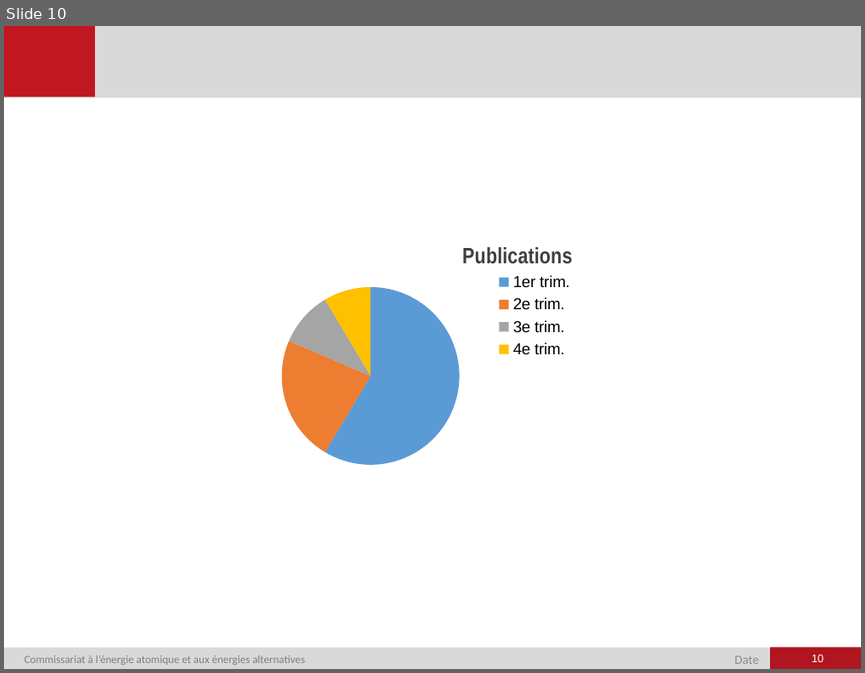
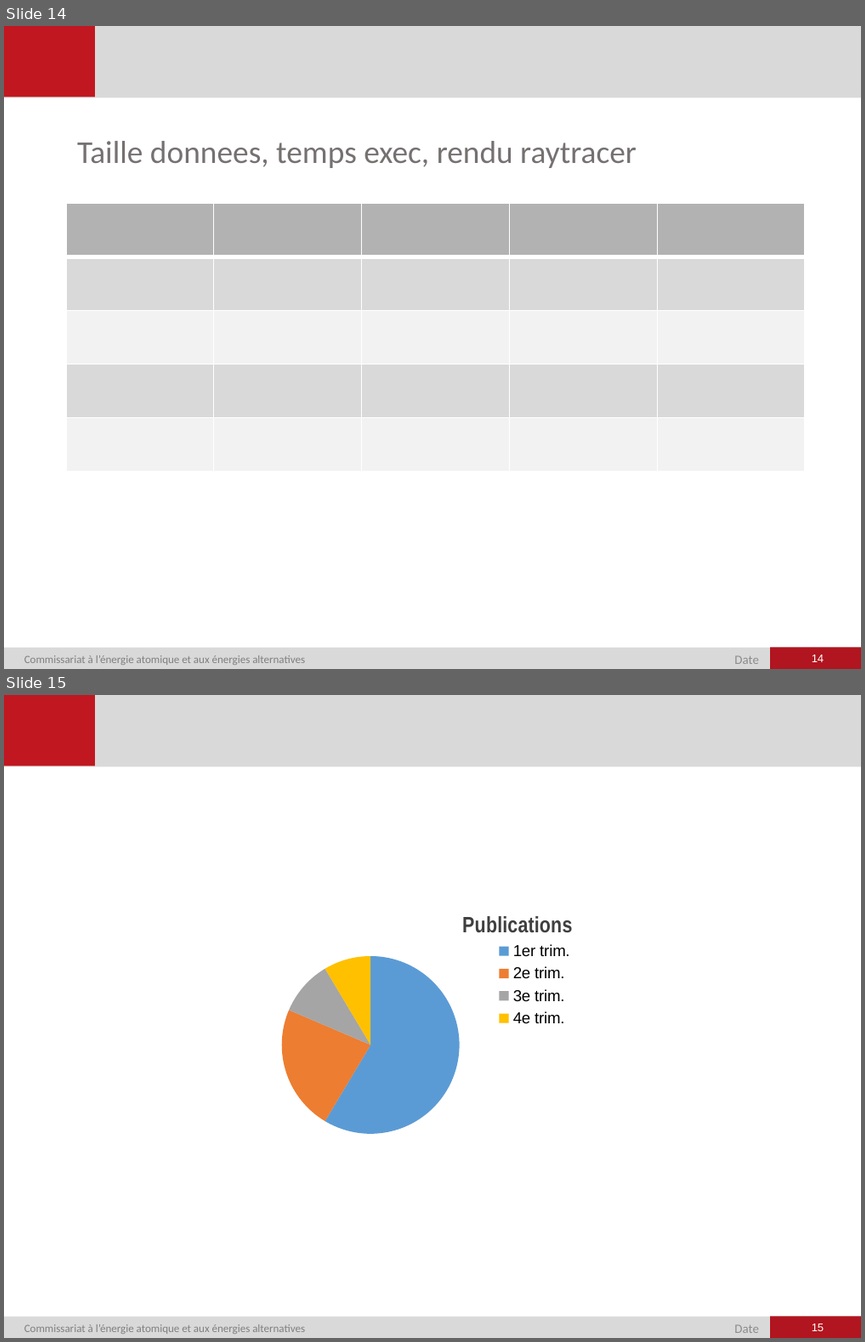
Before and after one commit to RocheAntoine/RapportStageM1, a slide deck: Présentation.pptx. Shown one above the other, each under a label of ours: slide 10 before the commit, slides 14 and 15 after it. The pictures are 865x673 and 865x1342 pixels, drawn with LibreOffice and Linux fonts; fonts in the diff are those of the drawing; background and template pictures are left out. Boxes give left, top, right and bottom in pixels: in the first picture for what was removed or moved away, otherwise in the second. Text is boxed around its words. In the diff, an @@ line names an element or a change of style, - is before the commit and + after.

```diff
--- a/Présentation.pptx
+++ b/Présentation.pptx
@@ slide 14 added at [4, 26, 861, 669], background #FFFFFF; not listed: 6 template elements that a slide beside it also shows @@
@@ text added at [77, 141, 636, 168], 20 pt, text #767171 @@
+Taille donnees, temps exec, rendu raytracer
@@ table added at [66, 203, 802, 435], 5 rows, 5 columns @@
+ |  |  |  | 
+ |  |  |  | 
+ |  |  |  | 
+ |  |  |  | 
+ |  |  |  | 
@@ page number added at [812, 654, 823, 662], 7 pt, text #FFFFFF @@
+14
@@ what was slide 10 is now slide 15 @@
@@ page number at [812, 1323, 823, 1331]: text changed @@
-10
+15
```
Also in this commit, not shown: 7 slides changed, 6 other slides added, 2 slides removed.
